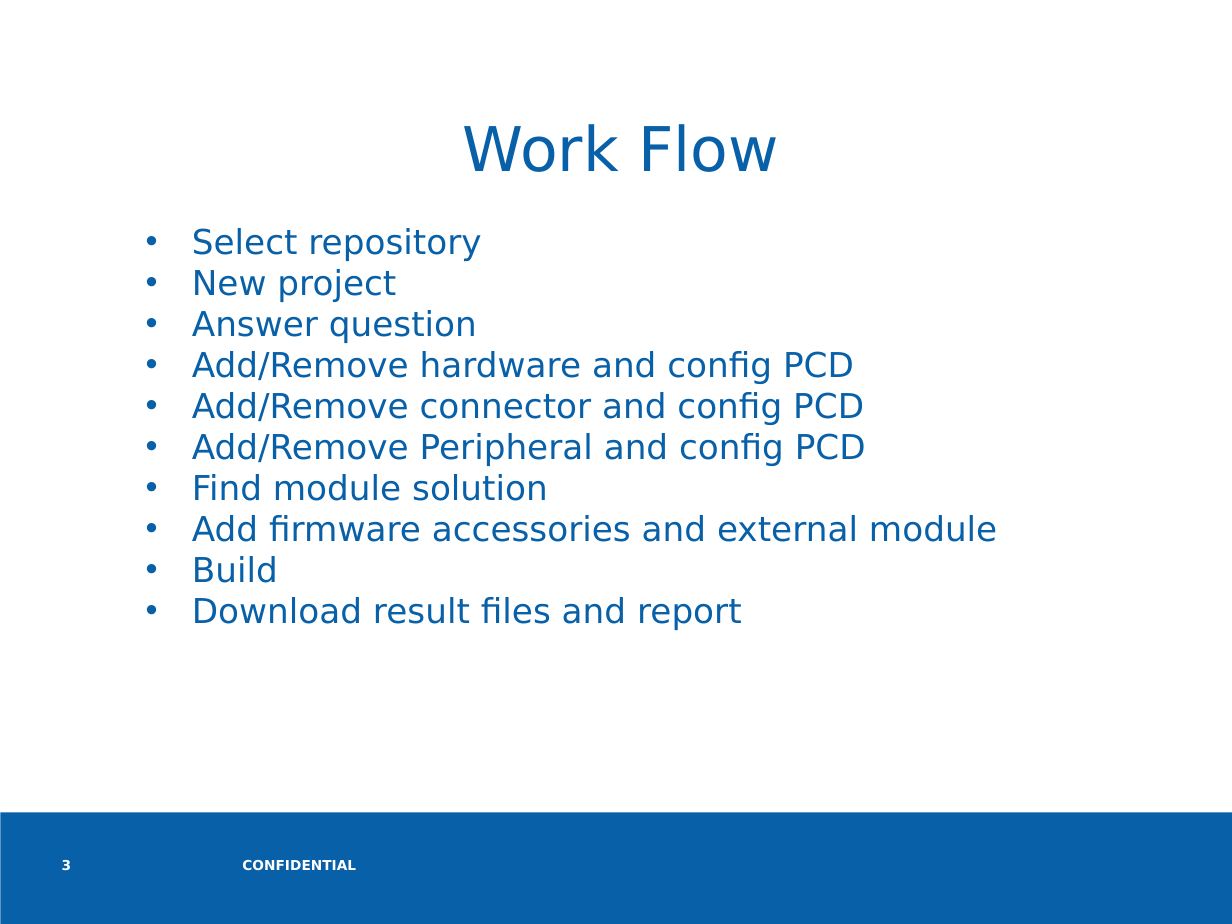
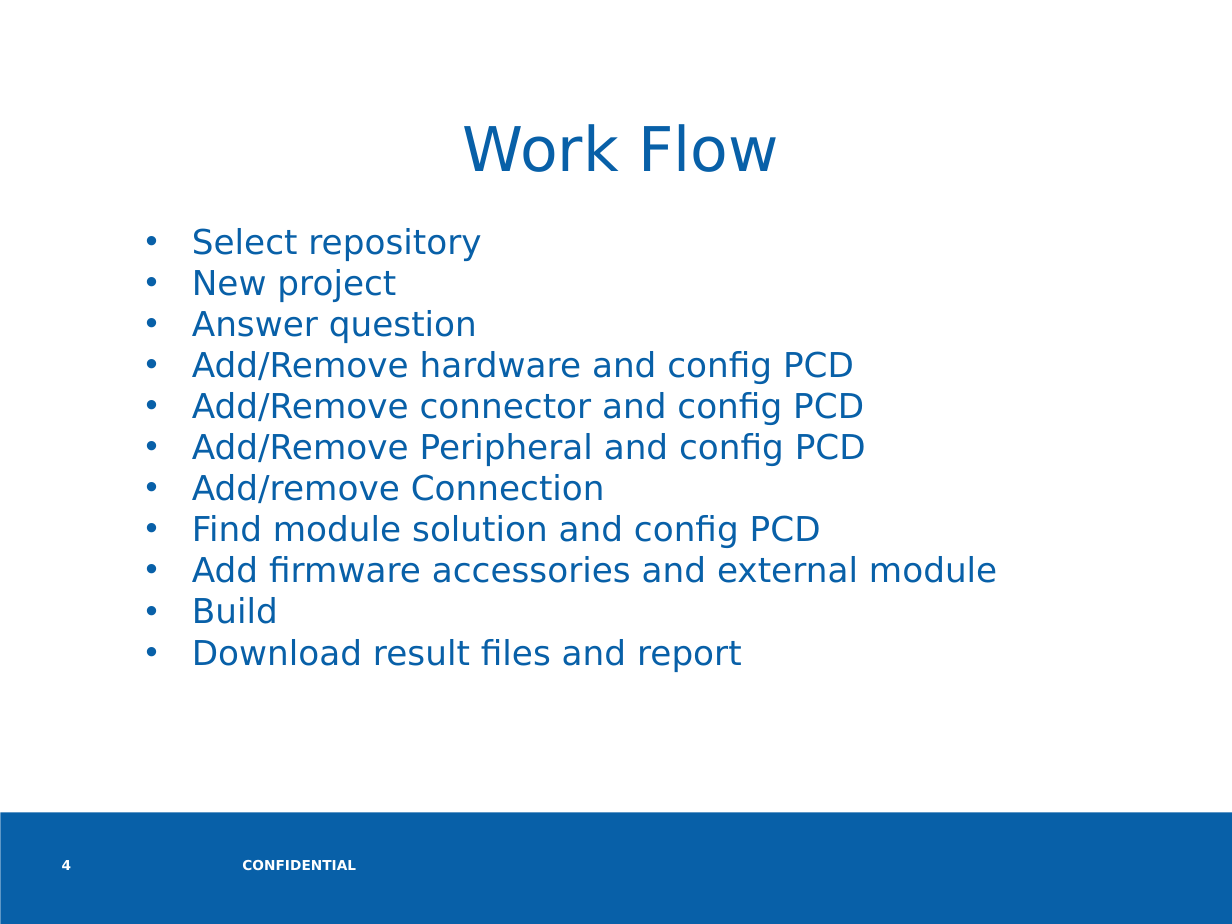
Before and after one commit to zhengyuxin/UBMS-Web, a slide deck: slide 4 of Docs/intel ppt template.ppt (slide 3 before the commit). Drawn at 1232x924 pixels with LibreOffice and Linux fonts; fonts in the diff are those of the drawing; background and template pictures are left out. Boxes give left, top, right and bottom in pixels: in the first picture for what was removed or moved away, otherwise in the second. Text is boxed around its words. In the diff, an @@ line names an element or a change of style, - is before the commit and + after.

```diff
--- a/Docs/intel ppt template.ppt
+++ b/Docs/intel ppt template.ppt
@@ text at box(192, 474, 821, 548): text changed @@
-• Find module solution
+• Add/remove Connection
+• Find module solution and config PCD
@@ page number at box(62, 860, 72, 870): text changed @@
-3
+4
```
Also in this commit, not shown: 4 other slides changed, 1 slide added, 16 other files.
